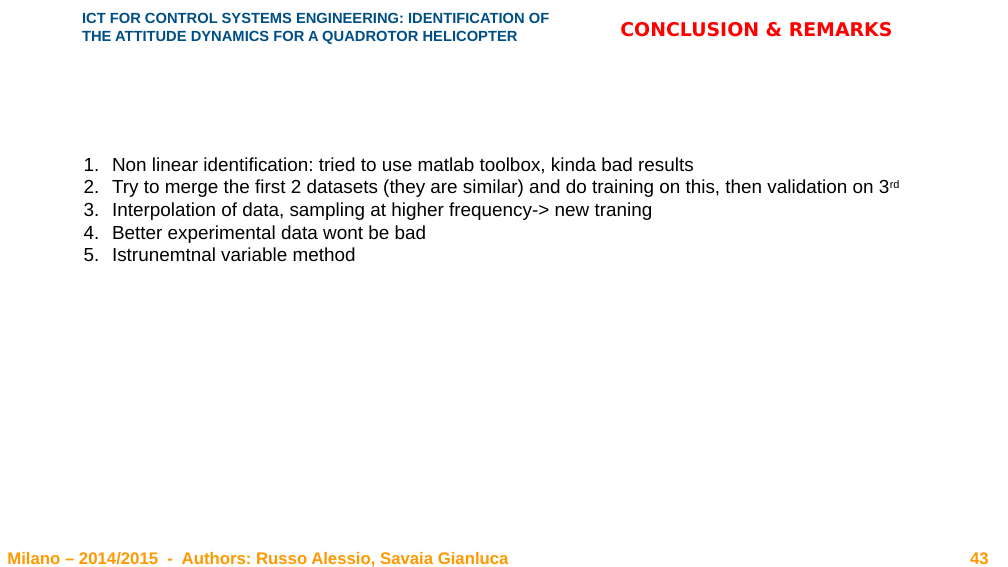
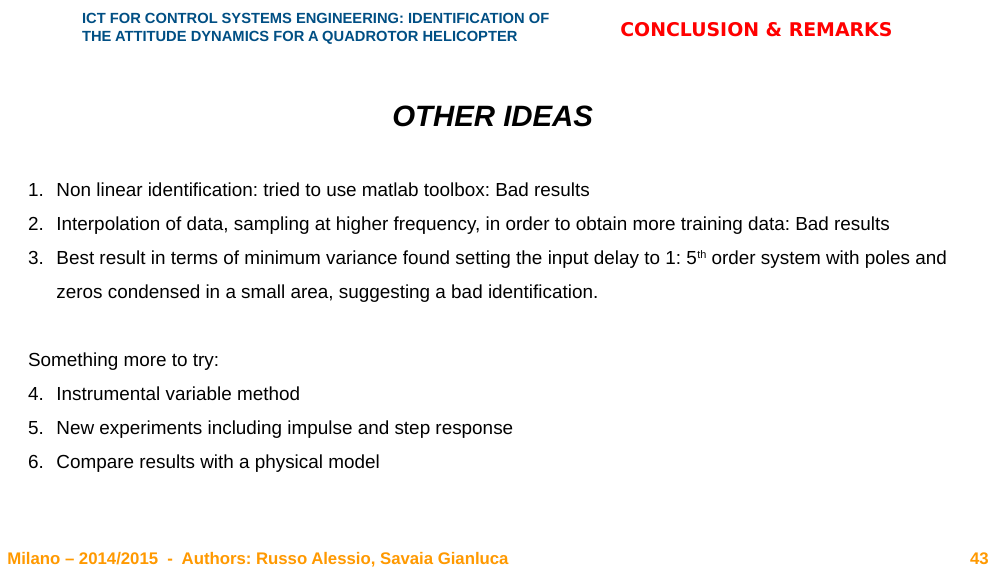
Before and after one commit to rssalessio/BlackBox-Quadrotor-Identification, a slide deck: slide 43 of report/Report.pptx. Drawn at 1008x567 pixels with LibreOffice and Linux fonts; fonts in the diff are those of the drawing; background and template pictures are left out. Boxes give left, top, right and bottom in pixels: in the first picture for what was removed or moved away, otherwise in the second. Text is boxed around its words. In the diff, an @@ line names an element or a change of style, - is before the commit and + after.

```diff
--- a/report/Report.pptx
+++ b/report/Report.pptx
@@ text at (x1=28, y1=105, x2=947, y2=472): text changed @@
-1. Non linear identification: tried to use matlab toolbox, kinda bad results
-2. Try to merge the first 2 datasets (they are similar) and do training on this, then validation on 3rd
-3. Interpolation of data, sampling at higher frequency-> new traning
-4. Better experimental data wont be bad
-5. Istrunemtnal variable method
+OTHER IDEAS
+1. Non linear identification: tried to use matlab toolbox: Bad results
+2. Interpolation of data, sampling at higher frequency, in order to obtain more training data: Bad results
+3. Best result in terms of minimum variance found setting the input delay to 1: 5th order system with poles and
+   zeros condensed in a small area, suggesting a bad identification.
+Something more to try:
+1. Instrumental variable method
+2. New experiments including impulse and step response
+3. Compare results with a physical model
```
Also in this commit, not shown: 1 other slide changed, 1 other file.
